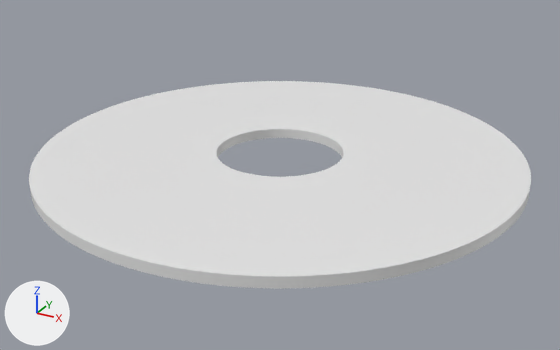
What one commit did to the Blender file Skiva/skiva.blend.
Rendered twice from a 50 mm lens placed at (68.7, -124.9, 59.3), pointed at (1.2, -2.1, -2.1). Every picture has the same lights, and +X, +Y and +Z are marked at lower left.

Objects in the first picture: 'Sketch'.
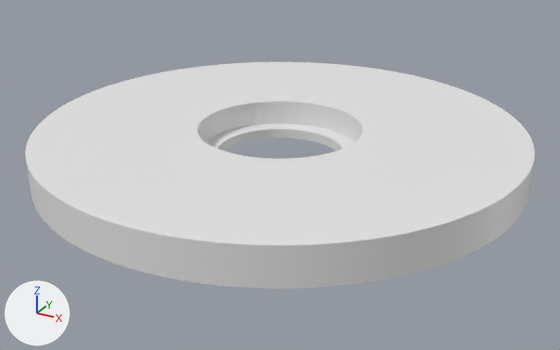
Commit message: Gjorde skiva tjockare

Boxes [x1, y1, x2, y2] around the edits, measured in the pictures (560 x 350 px):
'Sketch.001', added
    after: [25, 62, 535, 276]
'Sketch', unchanged, covered by the edit
    before: [29, 81, 531, 289]
    after: [30, 123, 530, 289]

What changed in the scene script:
```text
Add me_sketch_001:
    me_sketch_001.from_pydata(...)  # 512 vertices, 2 faces; spans x -47.5..47.5, y -47.5..47.5, z 0.0
Add ob_sketch_001:
    ob_sketch_001 = bpy.data.objects.new('Sketch.001', me_sketch_001)
    ob_sketch_001.location = (0.0, 0.0, 2.0)
    ob_sketch_001.rotation_euler = (0.0, 0.0, -3.142)  # degrees (0, 0, -180)
    _m = ob_sketch_001.modifiers.new('Solidify', 'SOLIDIFY')
    _m.thickness = 5.0
    _m.offset = 1.0
```
